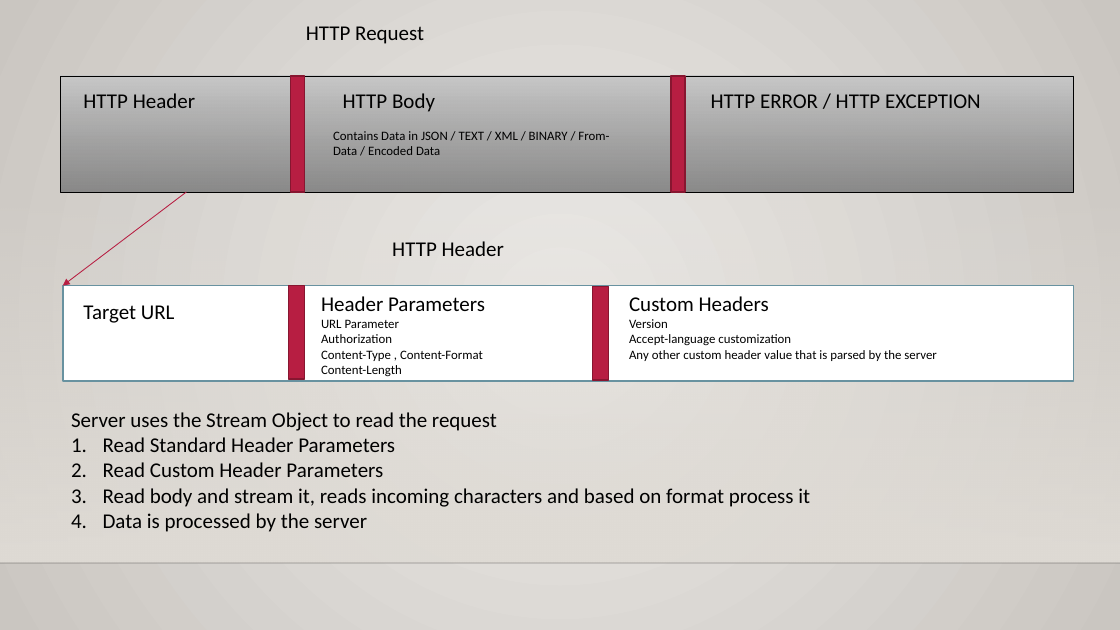
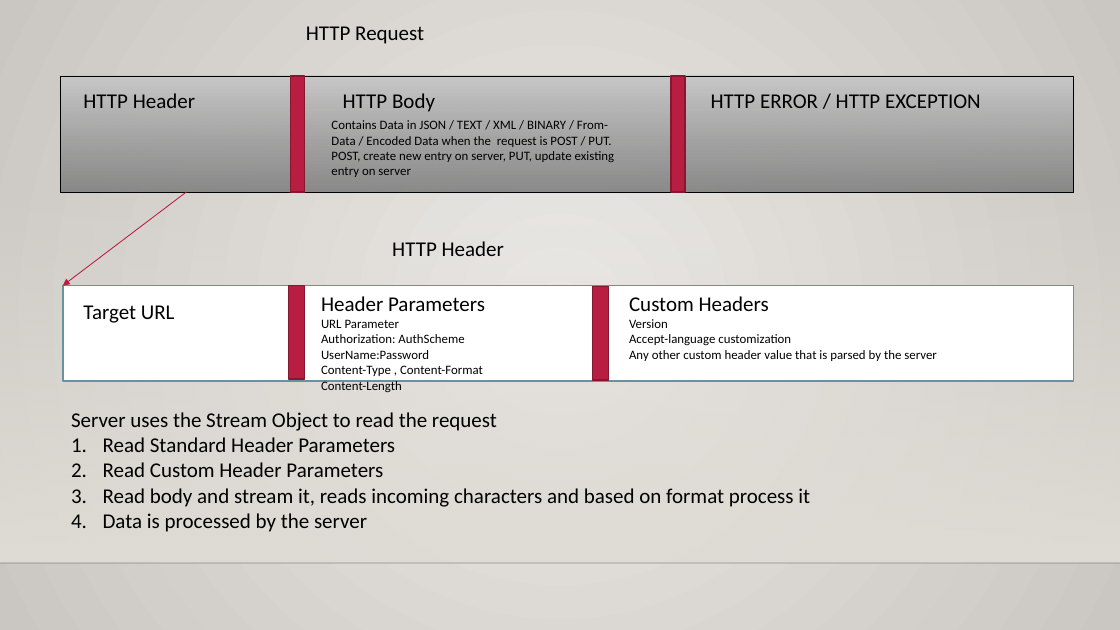
Before and after one commit to maheshsabnis/blazejan2021, a slide deck: slide 33 of Training_Notes_PPTs.pptx. Drawn at 1120x630 pixels with LibreOffice and Linux fonts; fonts in the diff are those of the drawing; background and template pictures are left out. Boxes give left, top, right and bottom in pixels: in the first picture for what was removed or moved away, otherwise in the second. Text is boxed around its words. In the diff, an @@ line names an element or a change of style, - is before the commit and + after.

```diff
--- a/Training_Notes_PPTs.pptx
+++ b/Training_Notes_PPTs.pptx
@@ text at (331, 120, 615, 177): text changed @@
-Contains Data in JSON / TEXT / XML / BINARY / From-Data / Encoded Data
+Contains Data in JSON / TEXT / XML / BINARY / From-Data / Encoded Data when the request is POST / PUT. POST, create new entry on server, PUT, update existing entry on server
@@ text at (321, 334, 464, 359): text changed @@
-Authorization
+Authorization: AuthScheme UserName:Password
```
Also in this commit, not shown: 3 slides added, 4 other files.
